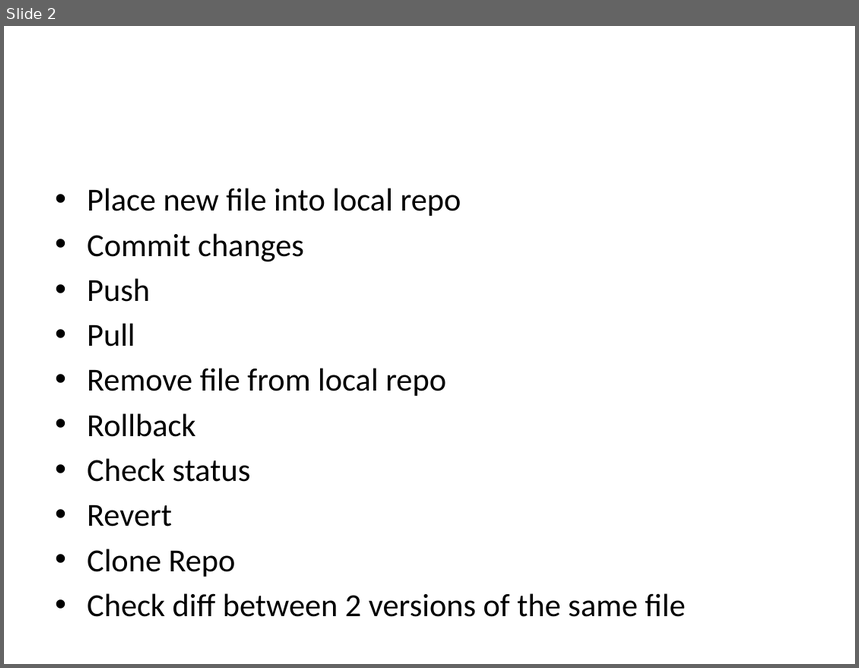
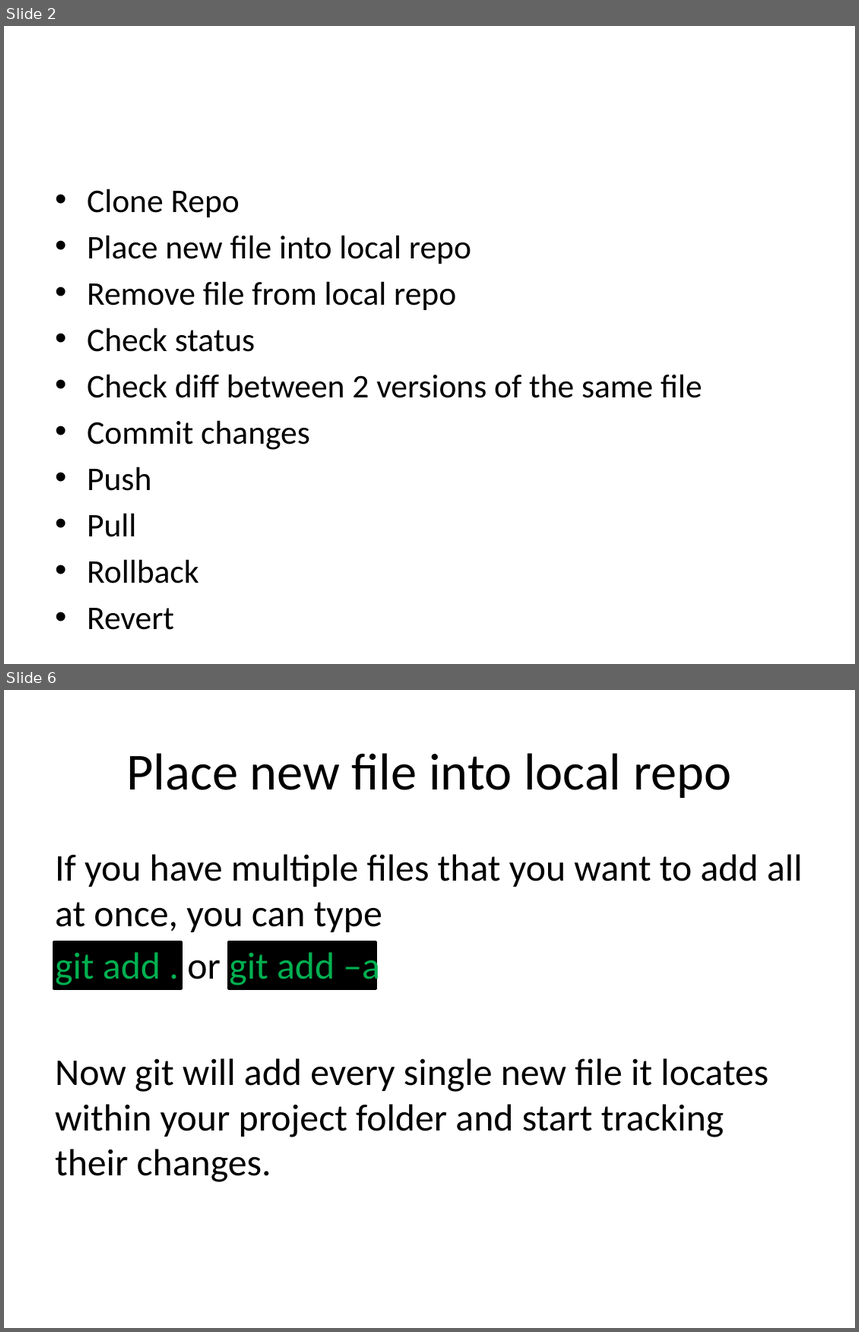
Before and after one commit to JaceTan/programming-notes, a slide deck: Github Commands.pptx. Shown one above the other, each under a label of ours: slide 2 before the commit, slides 2 and 6 after it; the slides between them are not shown. The pictures are 859x668 and 859x1332 pixels, drawn with LibreOffice and Linux fonts; fonts in the diff are those of the drawing. Boxes give left, top, right and bottom in pixels: in the first picture for what was removed or moved away, otherwise in the second. Text is boxed around its words. In the diff, an @@ line names an element or a change of style, - is before the commit and + after.

Commit message:
added place new file into local repo section

```diff
--- a/Github Commands.pptx
+++ b/Github Commands.pptx
@@ slide 6 added at (x1=4, y1=690, x2=855, y2=1328), background #FFFFFF @@
@@ title added at (x1=127, y1=753, x2=731, y2=798), 44 pt, text #000000 @@
+Place new file into local repo
@@ text added at (x1=55, y1=854, x2=803, y2=1182), 32 pt, text #000000 @@
+If you have multiple files that you want to add all at once, you can type
+git add . or git add –a
+Now git will add every single new file it locates within your project folder and start tracking their changes.
@@ rectangle added at (x1=54, y1=942, x2=182, y2=989), fill #000000, outline #000000 2 pt @@
@@ rectangle added at (x1=229, y1=942, x2=376, y2=989), fill #000000, outline #000000 2 pt @@
@@ slide 2 changed as well @@
@@ text at (x1=87, y1=189, x2=240, y2=218): paragraph added @@
+• Clone Repo
@@ text at (x1=87, y1=235, x2=471, y2=630): size 27.2 to 28 pt in "Place new file into local repo", "Commit changes", "Push", "Pull" and 2 more places @@
@@ text at (x1=87, y1=281, x2=702, y2=398): paragraphs added @@
+• Remove file from local repo
+• Check status
+• Check diff between 2 versions of the same file
@@ text at (x1=87, y1=368, x2=446, y2=396): paragraph removed @@
-• Remove file from local repo
@@ text at (x1=87, y1=458, x2=251, y2=482): paragraph removed @@
-• Check status
@@ text at (x1=87, y1=549, x2=686, y2=617): paragraphs removed @@
-• Clone Repo
-• Check diff between 2 versions of the same file
```
Also in this commit, not shown: 1 other slide changed, 11 other slides added, 4 slides removed, 1 other file.
